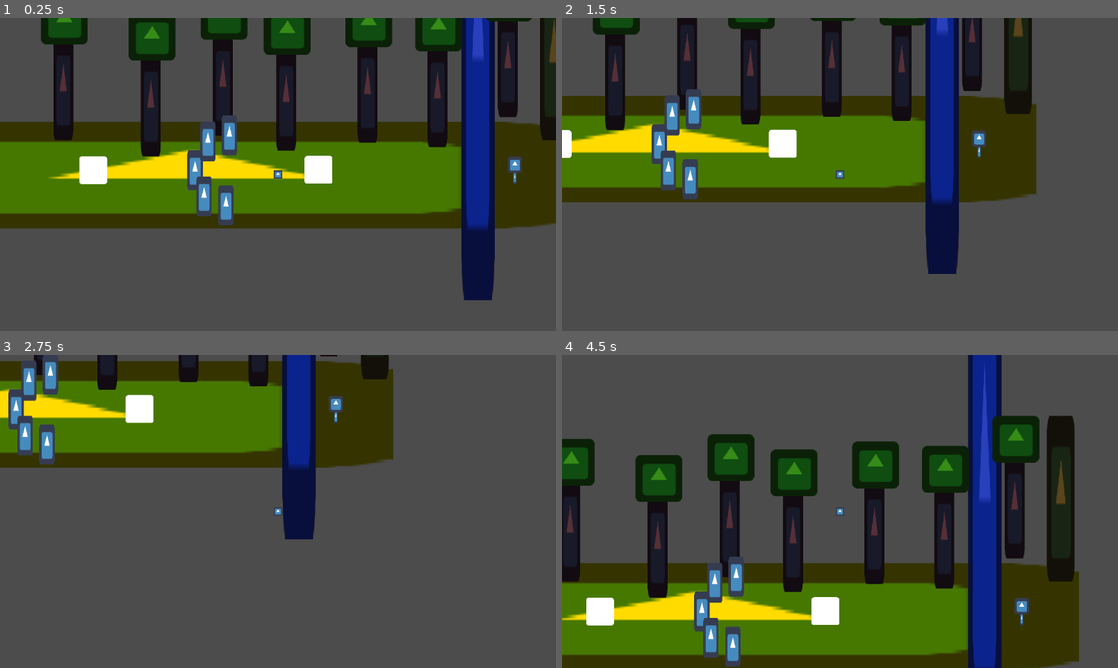
Above: before the commit, frames 1-4 (two rows, left to right).
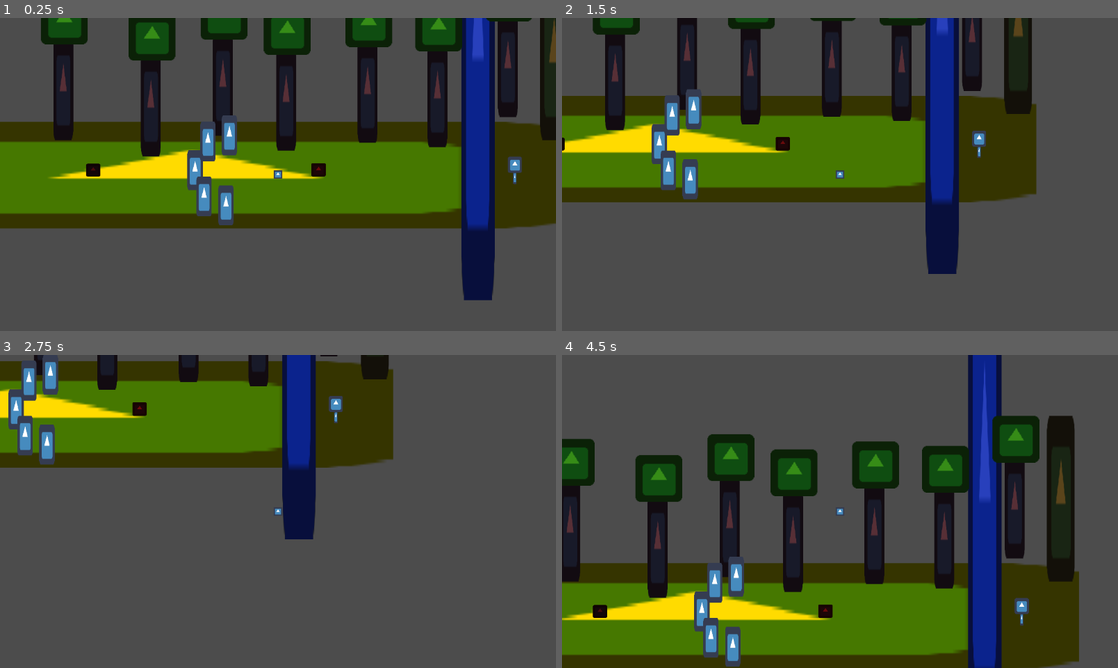
Above: after the commit, the same moments.

Repository: kjanuska/Independent-Study-Game
Game: Godot game, scene res://Scenes/Main.tscn
Same seed, same stepped clock (60 frames per second), same inputs: the game is played once before the commit and once after it. The engine's default icon, where the game draws it, is replaced by a stand-in: a white triangle on a blue panel in a dark square.
Inputs (mouse positions are in pixels of both pictures, inside the frame that each line leads up to):
- Up to frame 1 (0.25 s): no input
- Up to frame 2 (1.5 s): tap Enter at 0.5 s; move the mouse to (962, 158) at 0.52 s; hold D (ui_right) 0.53-1.28 s; hold E (Interact) 0.53-1.28 s; move the mouse to (728, 190) at 1.27 s; hold S (ui_down) from 1.28 s (still down); click (728, 190) at 1.35 s
- Up to frame 3 (2.75 s): move the mouse to (333, 442) at 2.02 s; release S (ui_down) at 2.03 s; hold D (ui_right) from 2.03 s (still down); hold Right mouse button (shoot) from 2.03 s (still down)
- Up to frame 4 (4.5 s): move the mouse to (812, 574) at 2.77 s; release D (ui_right) at 2.78 s; release Right mouse button (shoot) at 2.78 s; hold W (ui_up) 2.78-3.53 s; tap Space (space) at 2.85 s; move the mouse to (1006, 558) at 3.52 s; hold E (Interact) 3.53-4.28 s; hold A (ui_left) from 3.53 s (still down); move the mouse to (673, 464) at 4.27 s; click (673, 464) at 4.35 s

The runs differ from the first frame. In frame 1, 0.9% of the frame differs, in the area x 14-60%, y 44-54%; in frame 2, 0.6%; in frame 3, 0.5%; in frame 4, 0.9%.

Commit message:
nothing

Diff:
--- a/Scenes/Main.tscn
+++ b/Scenes/Main.tscn
@@ -26,11 +26,17 @@
 z_index = 1
 
 [node name="Pickup Gun" parent="." instance=ExtResource( 3 )]
+editor/display_folded = true
 position = Vector2( 1099.06, 211.151 )
+scale = Vector2( 0.520005, 0.480001 )
 weapon_id = 10
+
+[node name="Sprite" parent="Pickup Gun" index="1"]
+modulate = Color( 0.670588, 0.137255, 0.137255, 1 )
 
 [node name="Pickup Melee" parent="." instance=ExtResource( 3 )]
 position = Vector2( 580.256, 211.974 )
+scale = Vector2( 0.5136, 0.462272 )
 weapon_id = 0
 
 [node name="Sprite" type="Sprite" parent="."]
@@ -97,3 +103,6 @@
 
 [node name="Log" parent="." instance=ExtResource( 9 )]
 position = Vector2( 1641, 105.806 )
+
+
+[editable path="Pickup Gun"]
--- a/Scenes/PickupWeapon.tscn
+++ b/Scenes/PickupWeapon.tscn
@@ -13,7 +13,8 @@
 shape = SubResource( 1 )
 
 [node name="Sprite" type="Sprite" parent="."]
-self_modulate = Color( 100, 100, 100, 1 )
+modulate = Color( 0.447059, 0.145098, 0.145098, 1 )
+self_modulate = Color( 0.627451, 0.337255, 0.337255, 1 )
 texture = ExtResource( 2 )
 
 [connection signal="body_entered" from="." to="." method="_on_Area2D_body_entered"]
